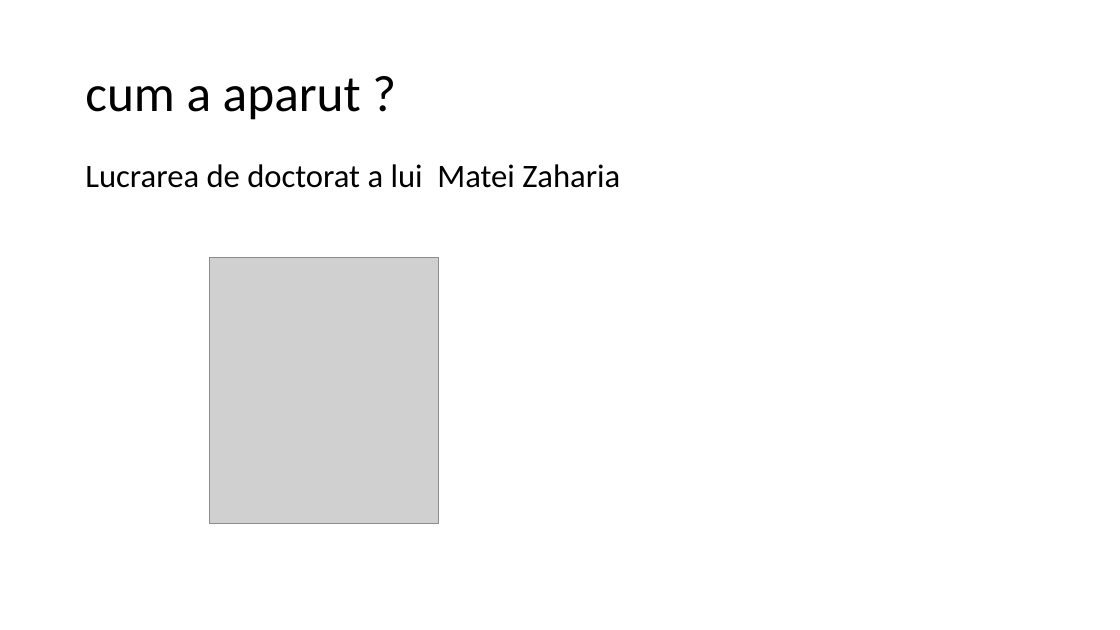
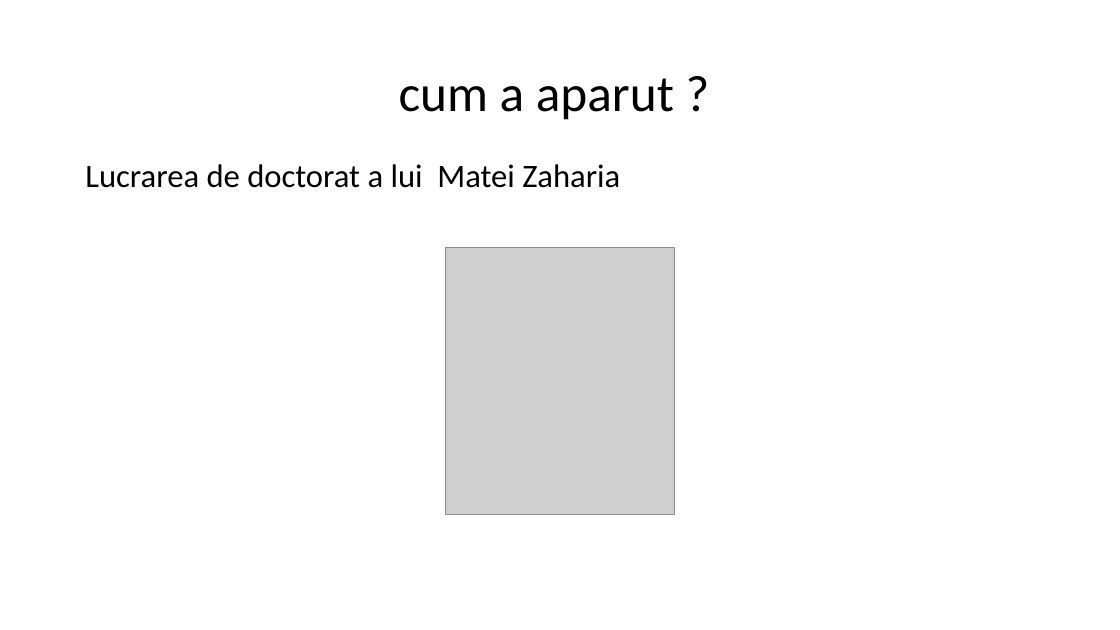
Before and after one commit to dorin-miron/MusicCl, a slide deck: slide 3 of scala-spark.pptx. Drawn at 1120x630 pixels with LibreOffice and Linux fonts; fonts in the diff are those of the drawing; grey boxes stand for pictures. Boxes give left, top, right and bottom in pixels: in the first picture for what was removed or moved away, otherwise in the second. Text is boxed around its words. In the diff, an @@ line names an element or a change of style, - is before the commit and + after.

```diff
--- a/scala-spark.pptx
+++ b/scala-spark.pptx
@@ title "cum a aparut ?" at (399, 78, 674, 120): alignment left to centre @@
@@ picture: place and size @@
-picture at (210, 257, 439, 523)
+picture at (446, 248, 675, 514)
```
Also in this commit, not shown: 4 other slides changed, 8 slides added, 7 slides removed, 1 other file.
